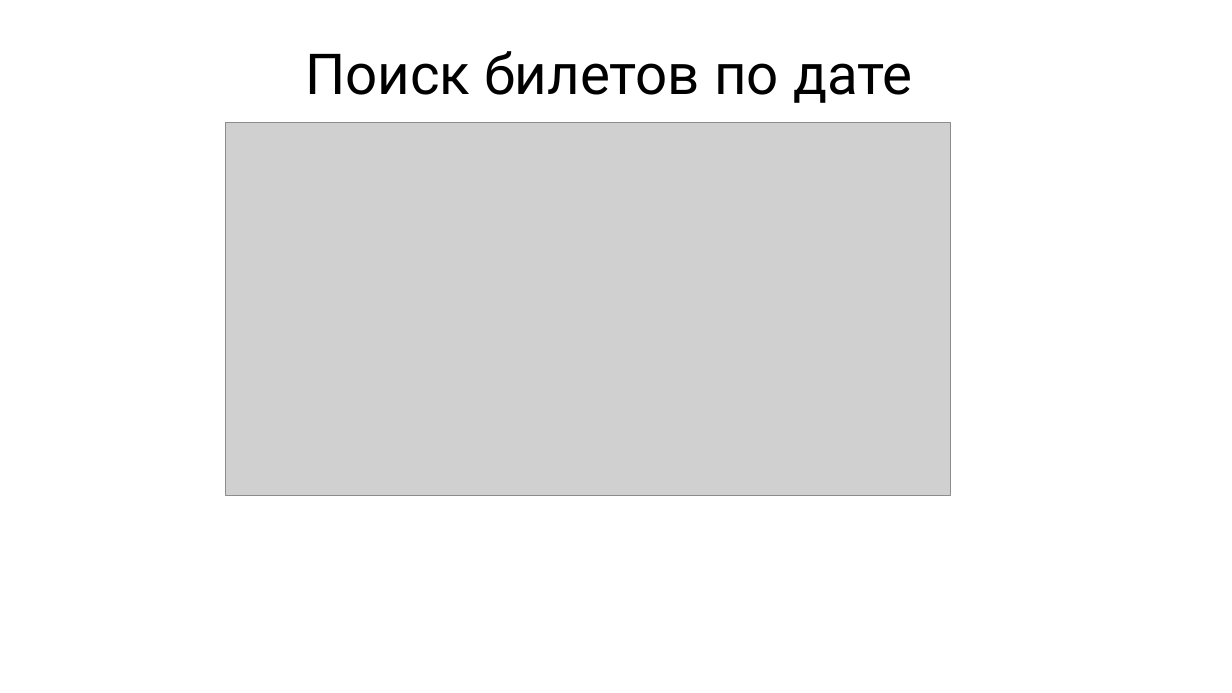
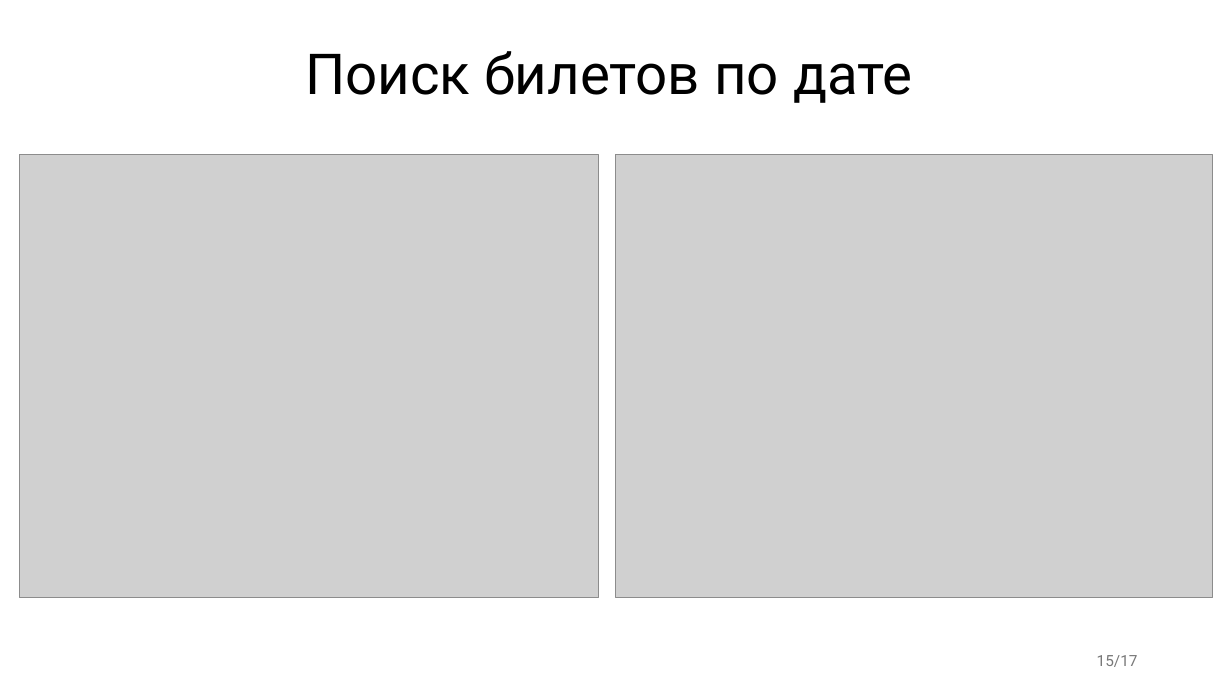
Before and after one commit to BirdManl/-zoo-, a slide deck: slide 15 of Пз+презентация/презентация .pptx. Drawn at 1232x693 pixels with LibreOffice and Linux fonts; fonts in the diff are those of the drawing; grey boxes stand for pictures. Boxes give left, top, right and bottom in pixels: in the first picture for what was removed or moved away, otherwise in the second. Text is boxed around its words. In the diff, an @@ line names an element or a change of style, - is before the commit and + after.

```diff
--- a/Пз+презентация/презентация .pptx
+++ b/Пз+презентация/презентация .pptx
@@ picture: place and size @@
-picture at bbox=[226, 123, 950, 495]
+picture at bbox=[19, 155, 599, 598]
@@ picture added at bbox=[616, 155, 1214, 598] @@
@@ page number added at bbox=[1097, 655, 1138, 667], 12 pt, text #797979 @@
+15/17
```
Also in this commit, not shown: 14 other slides changed, 2 other files.
